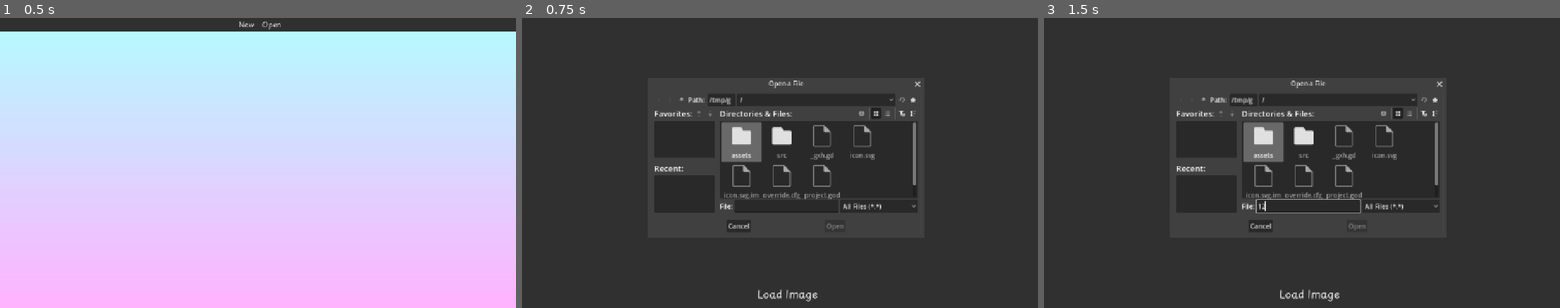
Above: before the commit, frames 1-3 (left to right).
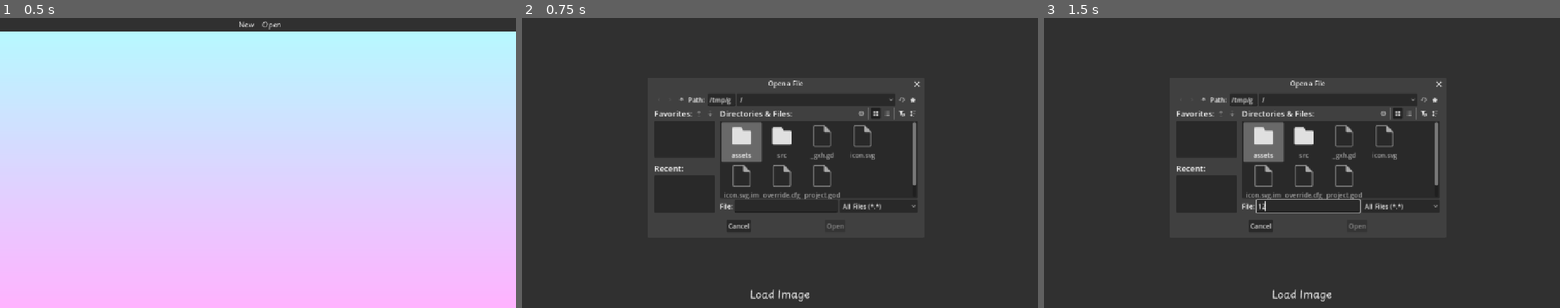
Above: after the commit, the same moments.

Repository: GreggZumbari/EasyEmbroidery
Game: Godot game, scene res://src/scenes/Main.tscn
The game is run twice, just before and just after one commit, with the same random seed, the same clock (stepped at 60 frames per second) and the same inputs.
Inputs (mouse positions are in pixels of both pictures, inside the frame that each line leads up to):
- Up to frame 1 (0.5 s): no input
- Up to frame 2 (0.75 s): click "New" at 0.5 s
- Up to frame 3 (1.5 s): click (1307, 206) at 1.27 s; type "12" at 1.35 s

Frame 1 is identical in both runs. In frame 2, 0.4% of the frame differs, in the area x 44-78%, y 21-98%; in frame 3, 0.4%, in the area x 42-78%, y 21-98%.

Commit message:
Can move image around with mouse

Diff:
--- /dev/null
+++ b/assets/textures/grey_background.tres
@@ -0,0 +1,7 @@
+[gd_resource type="GradientTexture2D" format=3 uid="uid://cnchn8o6v4t5x"]
+
+[sub_resource type="Gradient" id="Gradient_xc2u5"]
+colors = PackedColorArray(0.18717614, 0.18717614, 0.18717614, 1, 0.1882353, 0.1882353, 0.1882353, 1)
+
+[resource]
+gradient = SubResource("Gradient_xc2u5")
--- a/src/scenes/NewProjectPopup/ImportImage.gd
+++ b/src/scenes/NewProjectPopup/ImportImage.gd
@@ -2,12 +2,19 @@
 
 @onready var file_dialog: FileDialog = $FileDialog
 @onready var load_button: Button = $LoadButton
+@onready var image_rect: TextureRect = $CroppedImage/ImportedImage
+
+var hovering: bool = false
+var holding: bool = false
+var last_click_position: Vector2 = Vector2.ZERO
 
 # Called when the node enters the scene tree for the first time.
 func _ready() -> void:
 	# Connect signals
 	file_dialog.file_selected.connect(_on_file_selected)
 	load_button.pressed.connect(_on_load_pressed)
+	image_rect.mouse_entered.connect(_on_mouse_enter_image)
+	image_rect.mouse_exited.connect(_on_mouse_exit_image)
 
 	# Configure the FileDialog object
 	file_dialog.file_mode = FileDialog.FILE_MODE_OPEN_FILE
@@ -18,7 +25,19 @@
 
 # Called every frame. 'delta' is the elapsed time since the previous frame.
 func _process(_delta: float) -> void:
-	pass
+	# If the user is holding down LMB on the image
+	if Input.is_mouse_button_pressed(1) and (hovering or holding):
+		# Let the user drag the image around
+		var click_position: Vector2 = get_global_mouse_position()
+		if not holding:
+			holding = true
+		else:
+			image_rect.position.x -= last_click_position.x - click_position.x
+			image_rect.position.y -= last_click_position.y - click_position.y
+
+		last_click_position = click_position
+	else:
+		holding = false
 
 # Called when the user starts a new project
 func _on_load_pressed() -> void:
@@ -27,7 +46,6 @@
 
 # Called when the user selects their file
 func _on_file_selected(path: String) -> void:
-	var image_rect: TextureRect = $ImportedImage
 	var instructions: RichTextLabel = $Instructions
 
 	# Get the image from the path
@@ -40,3 +58,11 @@
 		image_rect.texture = texture
 	else:
 		instructions.text = "Error loading image. Please try again."
+
+# Called when the user starts a new project
+func _on_mouse_enter_image() -> void:
+	hovering = true
+
+# Called when the user starts a new project
+func _on_mouse_exit_image() -> void:
+	hovering = false
--- a/src/scenes/NewProjectPopup/NewProject.tscn
+++ b/src/scenes/NewProjectPopup/NewProject.tscn
@@ -1,13 +1,11 @@
 [gd_scene format=3 uid="uid://ck7drcllc8bqe"]
 
 [ext_resource type="Script" uid="uid://bh43lxwcjoan8" path="res://src/scenes/NewProjectPopup/ImportImage.gd" id="1_cemf2"]
+[ext_resource type="Texture2D" uid="uid://cnchn8o6v4t5x" path="res://assets/textures/grey_background.tres" id="2_58ieo"]
 [ext_resource type="Theme" uid="uid://c2cuyje5w4tk2" path="res://assets/themes/top_bar_theme.tres" id="2_jm78g"]
 
-[sub_resource type="Gradient" id="Gradient_xc2u5"]
-colors = PackedColorArray(0.18717614, 0.18717614, 0.18717614, 1, 0.1882353, 0.1882353, 0.1882353, 1)
-
-[sub_resource type="GradientTexture2D" id="GradientTexture2D_cemf2"]
-gradient = SubResource("Gradient_xc2u5")
+[sub_resource type="RectangleShape2D" id="RectangleShape2D_58ieo"]
+size = Vector2(624, 624)
 
 [node name="NewProject" type="Control" unique_id=1641211482]
 layout_mode = 3
@@ -24,24 +22,63 @@
 layout_mode = 0
 offset_right = 1280.0
 offset_bottom = 720.0
-texture = SubResource("GradientTexture2D_cemf2")
+texture = ExtResource("2_58ieo")
 
-[node name="ImportedImage" type="TextureRect" parent="." unique_id=572318799]
+[node name="CroppedImage" type="Control" parent="." unique_id=2098747802]
+anchors_preset = 0
+offset_right = 40.0
+offset_bottom = 40.0
+
+[node name="ImageArea" type="Area2D" parent="CroppedImage" unique_id=2135994243]
+position = Vector2(640, 344)
+
+[node name="ImageAreaBounds" type="CollisionShape2D" parent="CroppedImage/ImageArea" unique_id=1054172234]
+shape = SubResource("RectangleShape2D_58ieo")
+
+[node name="ImportedImage" type="TextureRect" parent="CroppedImage" unique_id=572318799]
 layout_mode = 1
 anchors_preset = 5
 anchor_left = 0.5
 anchor_right = 0.5
-offset_left = 352.0
-offset_top = 35.0
-offset_right = 961.0
-offset_bottom = 644.0
+offset_left = 308.0
+offset_top = 32.0
+offset_right = 932.0
+offset_bottom = 656.0
 grow_horizontal = 2
+stretch_mode = 3
+
+[node name="Left Edge" type="TextureRect" parent="CroppedImage" unique_id=50309211]
+layout_mode = 0
+offset_right = 328.0
+offset_bottom = 720.0
+texture = ExtResource("2_58ieo")
+
+[node name="Right Edge" type="TextureRect" parent="CroppedImage" unique_id=193502392]
+layout_mode = 0
+offset_left = 952.0
+offset_right = 1280.0
+offset_bottom = 720.0
+texture = ExtResource("2_58ieo")
+
+[node name="Top Edge" type="TextureRect" parent="CroppedImage" unique_id=1271457482]
+layout_mode = 0
+offset_top = -32.0
+offset_right = 1280.0
+offset_bottom = 32.0
+texture = ExtResource("2_58ieo")
+
+[node name="Bottom Edge" type="TextureRect" parent="CroppedImage" unique_id=550332638]
+layout_mode = 0
+offset_top = 656.0
+offset_right = 1280.0
+offset_bottom = 720.0
+texture = ExtResource("2_58ieo")
 
 [node name="Instructions" type="RichTextLabel" parent="." unique_id=1885561597]
 layout_mode = 0
-offset_left = 30.0
+offset_left = 22.0
 offset_top = 133.0
-offset_right = 299.0
+offset_right = 291.0
 offset_bottom = 547.0
 theme_override_font_sizes/normal_font_size = 30
 horizontal_alignment = 1
@@ -50,9 +87,9 @@
 [node name="LoadButton" type="Button" parent="." unique_id=1497589945]
 custom_minimum_size = Vector2(48, 0)
 layout_mode = 0
-offset_left = 568.0
+offset_left = 550.0
 offset_top = 664.0
-offset_right = 750.0
+offset_right = 730.0
 offset_bottom = 706.0
 theme = ExtResource("2_jm78g")
 theme_override_font_sizes/font_size = 27
